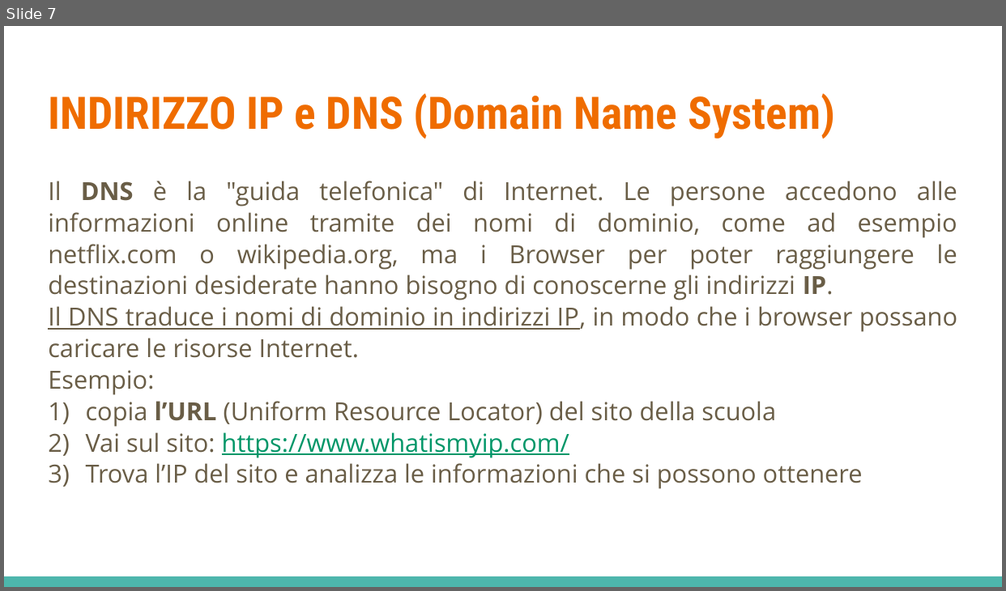
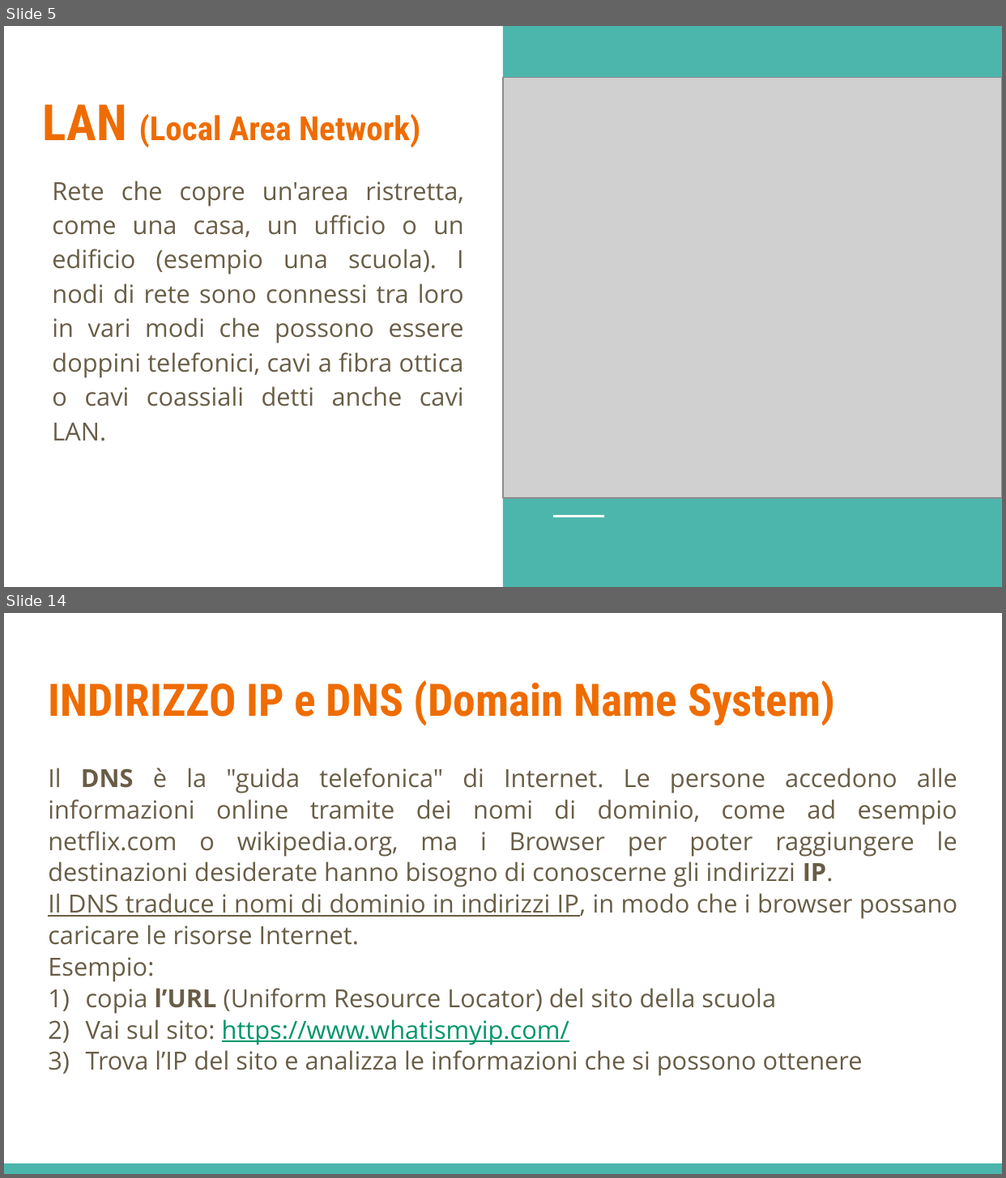
Before and after one commit to LeleCazza/LeleCazza.github.io, a slide deck: reti_informatiche/materiale/lezione_1_reti_introduzione.pptx. Shown one above the other, each under a label of ours: slide 7 before the commit, slides 5 and 14 after it; the slides between them are not shown. The pictures are 1006x591 and 1006x1178 pixels, drawn with LibreOffice and Linux fonts; fonts in the diff are those of the drawing; grey boxes stand for pictures. Boxes give left, top, right and bottom in pixels: in the first picture for what was removed or moved away, otherwise in the second. Text is boxed around its words. In the diff, an @@ line names an element or a change of style, - is before the commit and + after.

```diff
--- a/reti_informatiche/materiale/lezione_1_reti_introduzione.pptx
+++ b/reti_informatiche/materiale/lezione_1_reti_introduzione.pptx
@@ slide 5 added at (x1=4, y1=26, x2=1002, y2=587), background #FFFFFF @@
@@ rectangle added at (x1=503, y1=26, x2=1002, y2=587), fill #4DB6AC @@
@@ picture added at (x1=503, y1=78, x2=1002, y2=498) @@
@@ title added at (x1=43, y1=105, x2=420, y2=148), 24 pt, text #EF6C00, bold @@
+LAN (Local Area Network)
@@ subtitle added at (x1=52, y1=181, x2=464, y2=442), 18 pt, text #695D46 @@
+Rete che copre un'area ristretta, come una casa, un ufficio o un edificio (esempio una scuola). I nodi di rete sono connessi tra loro in vari modi che possono essere doppini telefonici, cavi a fibra ottica o cavi coassiali detti anche cavi LAN.
@@ line added from (553, 517) to (603, 517), #FFFFFF 1.5 pt @@
@@ what was slide 7 is now slide 14 @@
```
Also in this commit, not shown: 6 slides changed, 7 other slides added, 2 slides removed, 1 other file.
